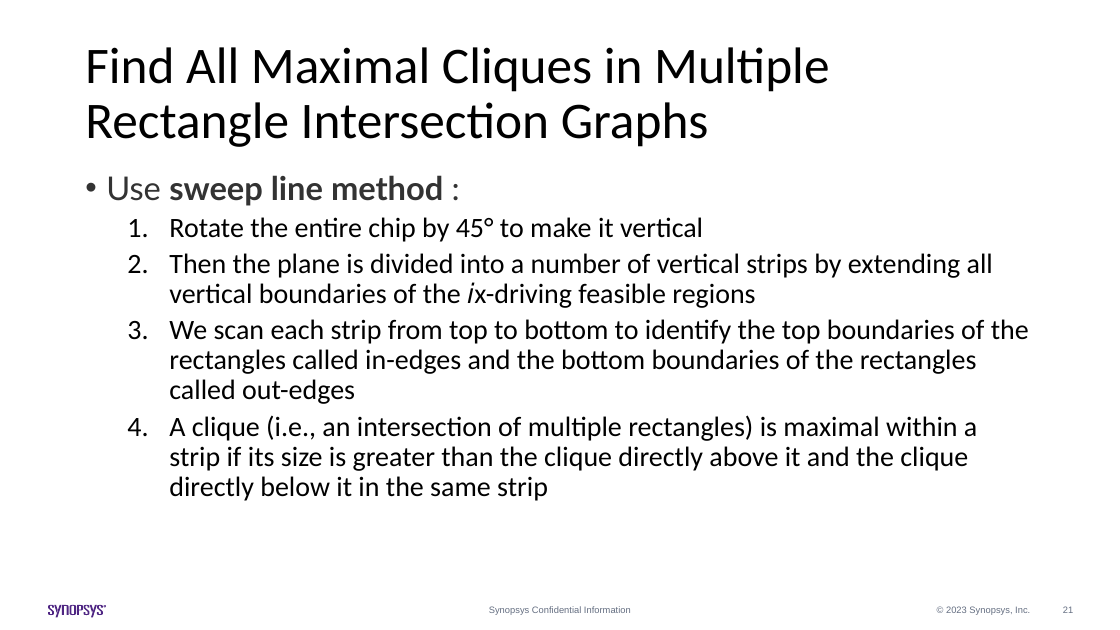
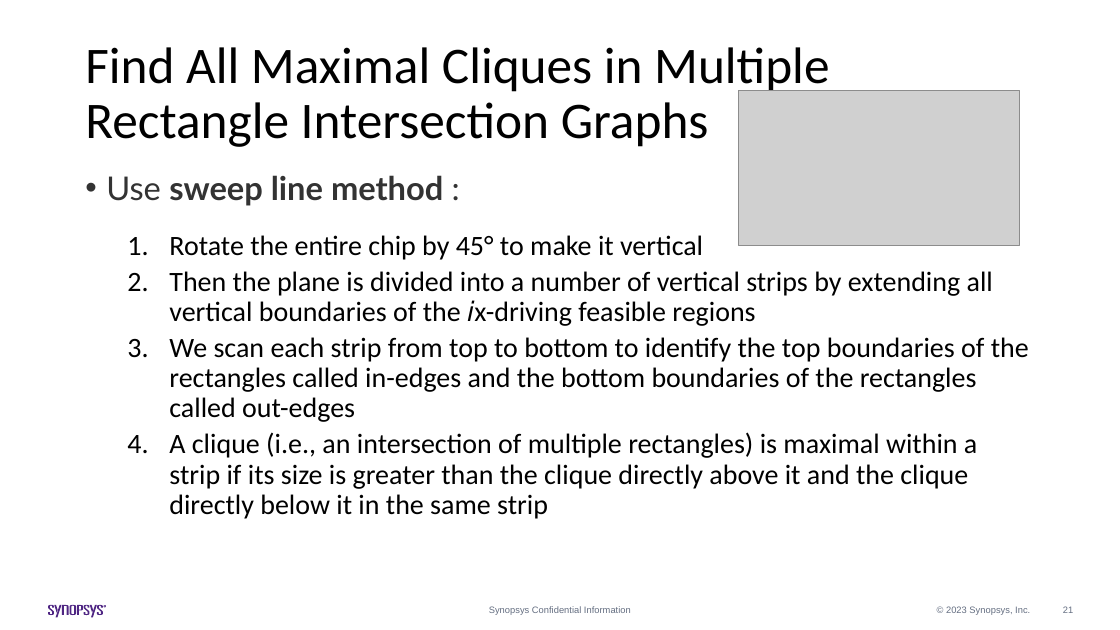
Before and after one commit to Pacific-Feng-Studuies/Studied-Papers, a slide deck: slide 22 of Synopsys Intern/Generation of Mixed-Driving Multi-Bit Flip-Flops for Power/Generation of Mixed-Driving Multi-Bit Flip-Flops for Power.pptx. Drawn at 1120x630 pixels with LibreOffice and Linux fonts; fonts in the diff are those of the drawing; grey boxes stand for pictures. Boxes give left, top, right and bottom in pixels: in the first picture for what was removed or moved away, otherwise in the second. Text is boxed around its words. In the diff, an @@ line names an element or a change of style, - is before the commit and + after.

```diff
--- a/Synopsys Intern/Generation of Mixed-Driving Multi-Bit Flip-Flops for Power/Generation of Mixed-Driving Multi-Bit Flip-Flops for Power.pptx
+++ b/Synopsys Intern/Generation of Mixed-Driving Multi-Bit Flip-Flops for Power/Generation of Mixed-Driving Multi-Bit Flip-Flops for Power.pptx
@@ picture added at (739,91,1020,245) @@
@@ text "Use sweep line method :" rewrapped from (106,175,1029,501) to (106,175,1029,519) @@
```
Also in this commit, not shown: 3 other slides changed.
